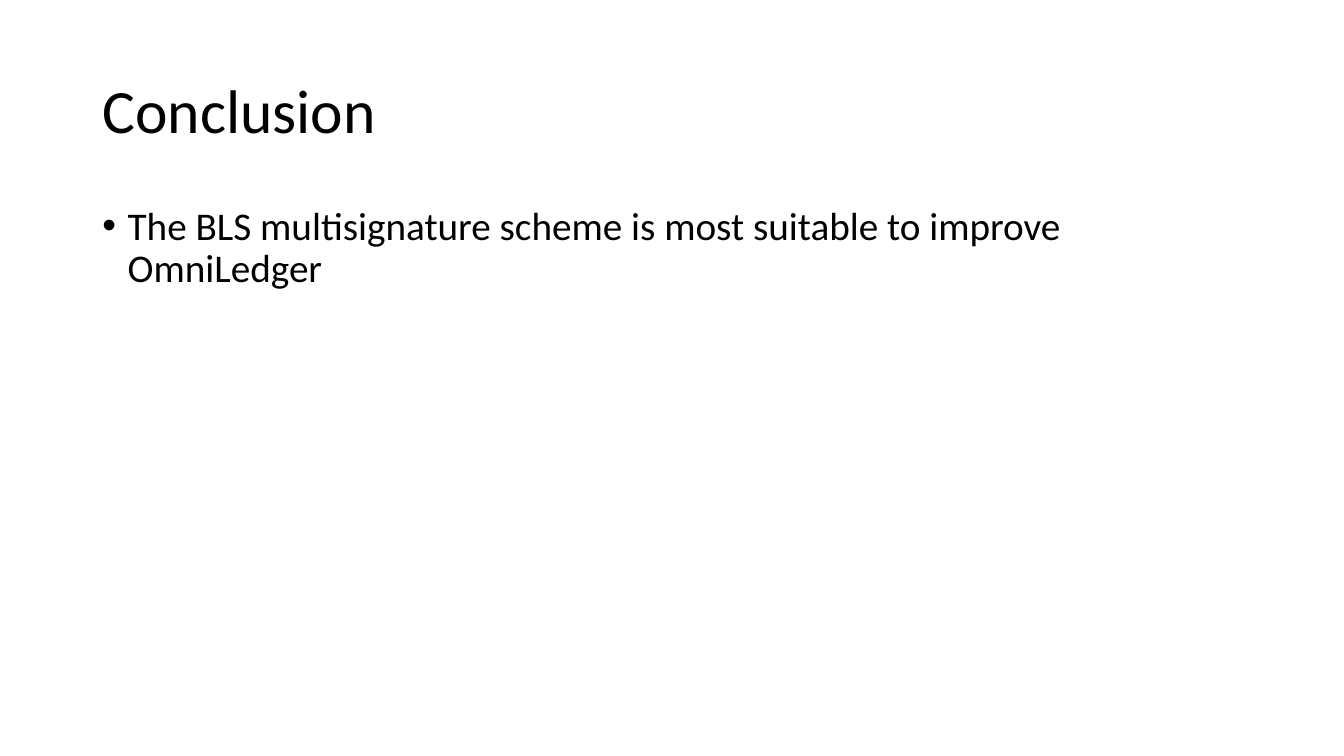
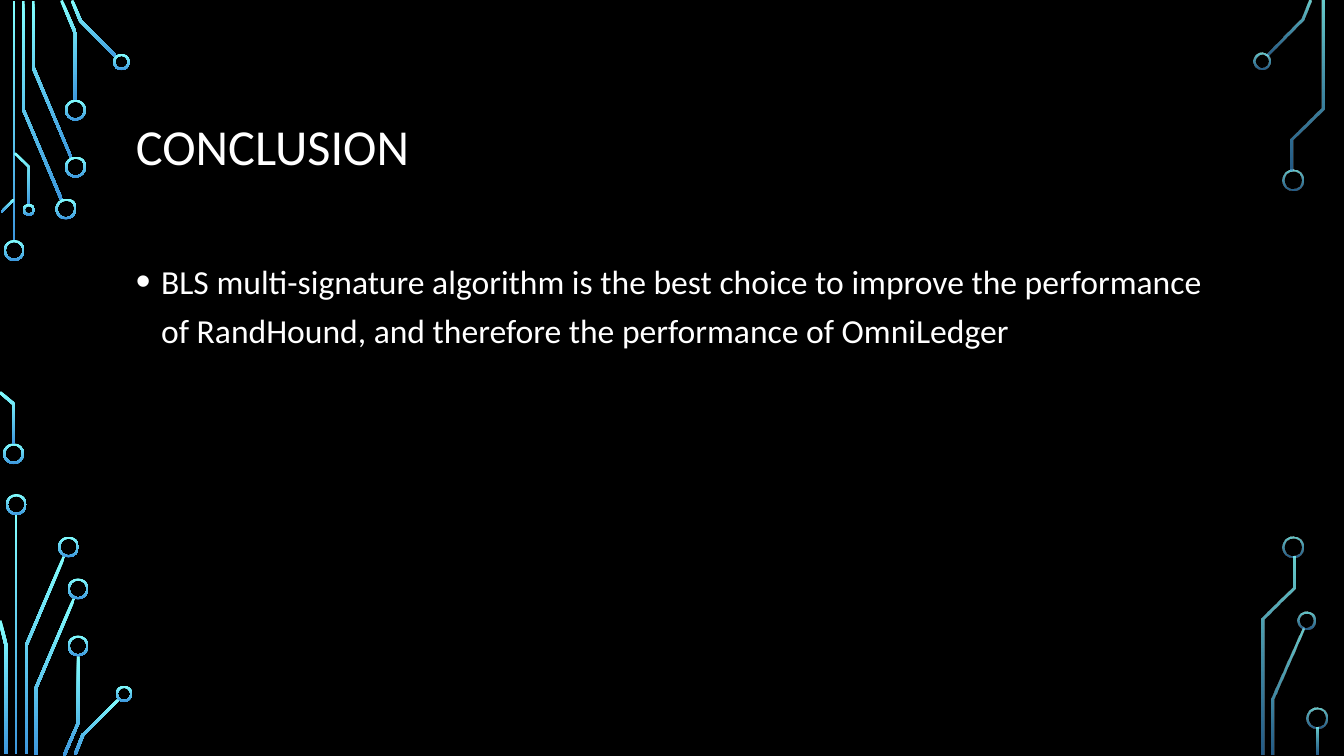
Before and after one commit to PJvGrol/Thesis, a slide deck: slide 18 of Presentation.pptx (slide 17 before the commit). Drawn at 1344x756 pixels with LibreOffice and Linux fonts; fonts in the diff are those of the drawing; background and template pictures are left out. Boxes give left, top, right and bottom in pixels: in the first picture for what was removed or moved away, otherwise in the second. Text is boxed around its words. In the diff, an @@ line names an element or a change of style, - is before the commit and + after.

```diff
--- a/Presentation.pptx
+++ b/Presentation.pptx
@@ background #FFFFFF to picture (left out) @@
@@ title at (136, 132, 409, 166): text changed; size 44 to 36 pt; text colour #000000 to #FFFFFF @@
-Conclusion
+CONCLUSION
@@ text at (161, 270, 1201, 349): text changed; size 28 to 24 pt; text colour #000000 to #FFFFFF @@
-• The BLS multisignature scheme is most suitable to improve OmniLedger
+• BLS multi-signature algorithm is the best choice to improve the performance of RandHound, and therefore the performance of OmniLedger
@@ group added at (0, 0, 1328, 756): 33 freeform shapes, 3 rectangles @@
```
Also in this commit, not shown: 11 other slides changed, 8 slides added, 6 slides removed, 18 other files.
